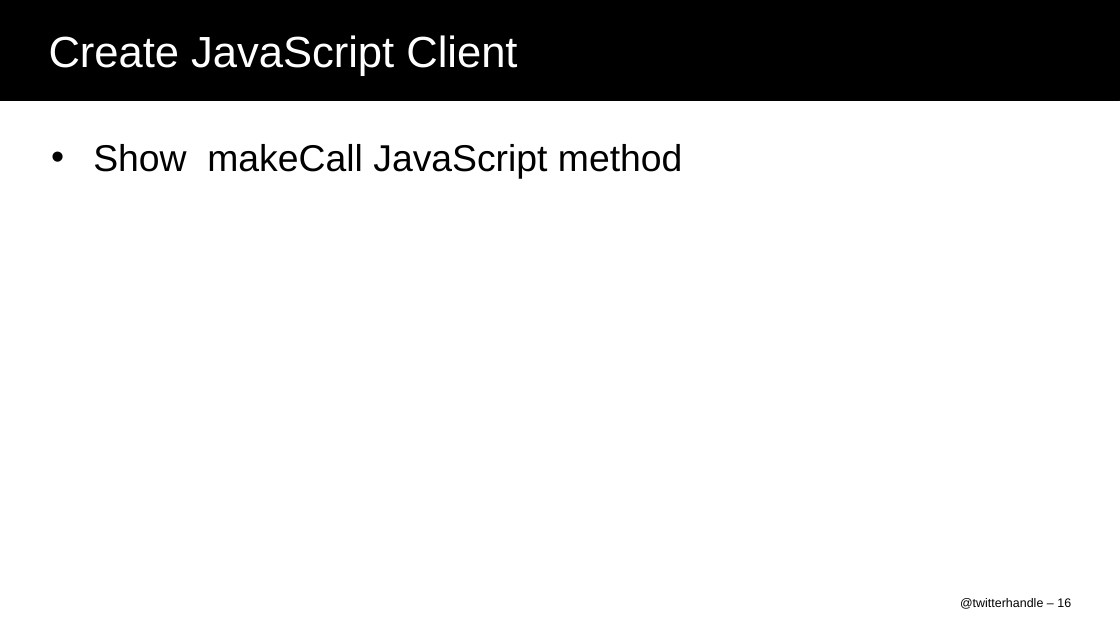
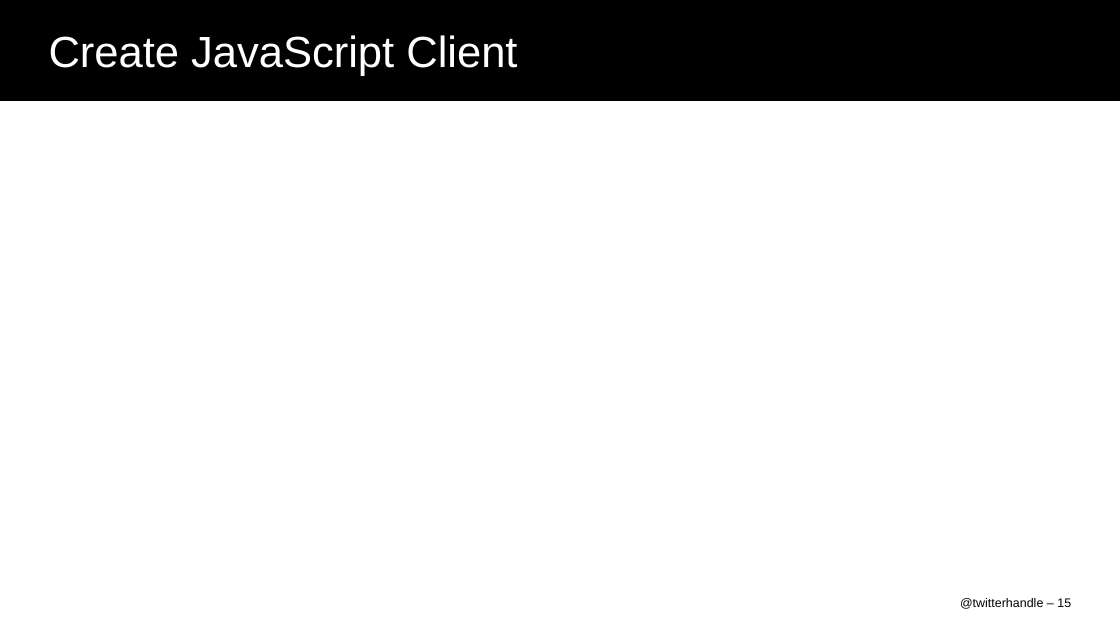
Before and after one commit to nukulb/devcon-demo, a slide deck: slide 15 of DEV51_DelCol.ppt (slide 16 before the commit). Drawn at 1120x630 pixels with LibreOffice and Linux fonts; fonts in the diff are those of the drawing; background and template pictures are left out. Boxes give left, top, right and bottom in pixels: in the first picture for what was removed or moved away, otherwise in the second. Text is boxed around its words. In the diff, an @@ line names an element or a change of style, - is before the commit and + after.

```diff
--- a/DEV51_DelCol.ppt
+++ b/DEV51_DelCol.ppt
@@ text removed at [93,144,683,179] @@
-• Show makeCall JavaScript method
```
Also in this commit, not shown: 7 other slides changed, 5 slides added, 3 slides removed.
